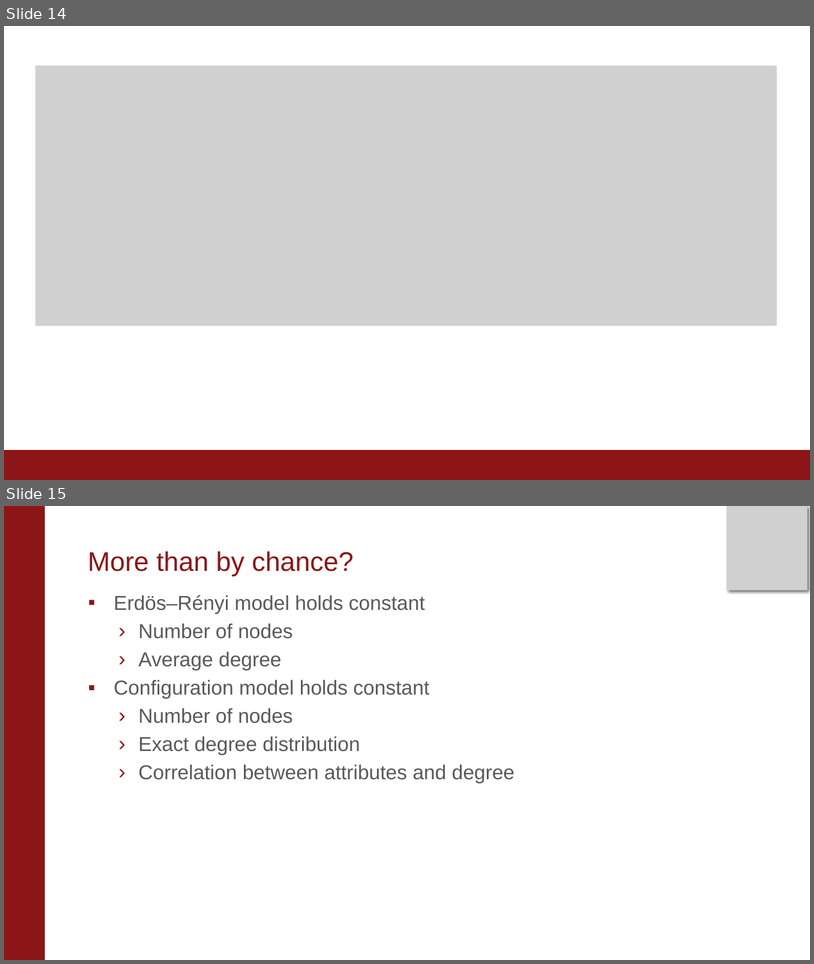
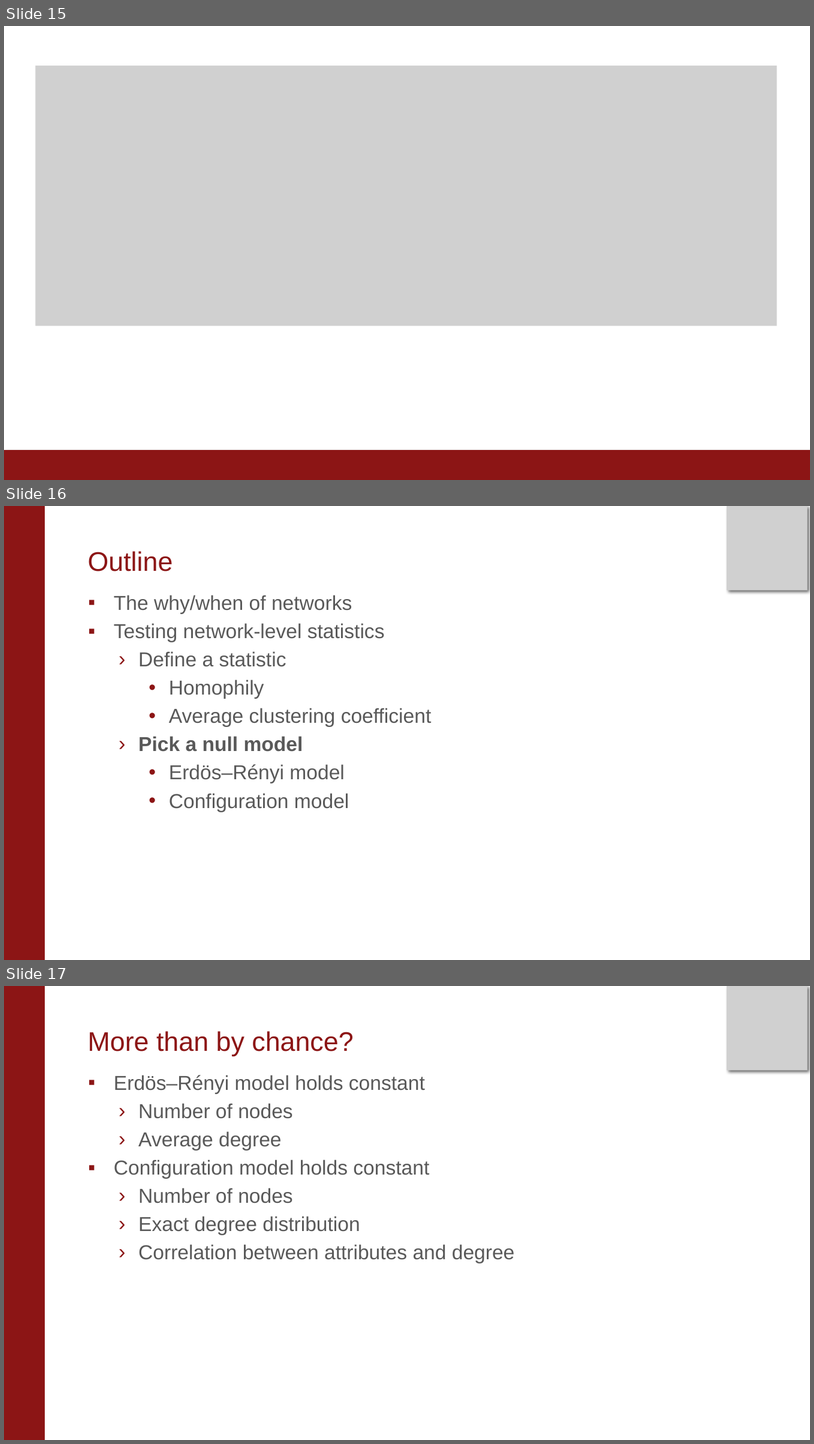
Before and after one commit to AustinVL/SICSS_2019_Flash_Talk, a slide deck: FlashTalk.pptx. Shown one above the other, each under a label of ours: slides 14 and 15 before the commit, slides 15, 16 and 17 after it. The pictures are 814x964 and 814x1444 pixels, drawn with LibreOffice and Linux fonts; fonts in the diff are those of the drawing; grey boxes stand for pictures; background and template pictures are left out. Boxes give left, top, right and bottom in pixels: in the first picture for what was removed or moved away, otherwise in the second. Text is boxed around its words. In the diff, an @@ line names an element or a change of style, - is before the commit and + after.

```diff
--- a/FlashTalk.pptx
+++ b/FlashTalk.pptx
@@ slide 16 added at (4,506,810,960), background #FFFFFF; not listed: 1 template element that a slide beside it also shows @@
@@ picture added at (728,506,808,591) @@
@@ title added at (88,551,173,571), 24 pt, text #8C1515 @@
+Outline
@@ text added at (114,595,432,811), 18 pt, text #595959 @@
+  ▪ The why/when of networks
+  ▪ Testing network-level statistics
+    › Define a statistic
+      • Homophily
+      • Average clustering coefficient
+    › Pick a null model
+      • Erdös–Rényi model
+      • Configuration model
@@ what was slide 14 is now slide 15 @@
@@ what was slide 15 is now slide 17 @@
```
Also in this commit, not shown: 6 slides changed, 1 other slide added, 1 other file.
